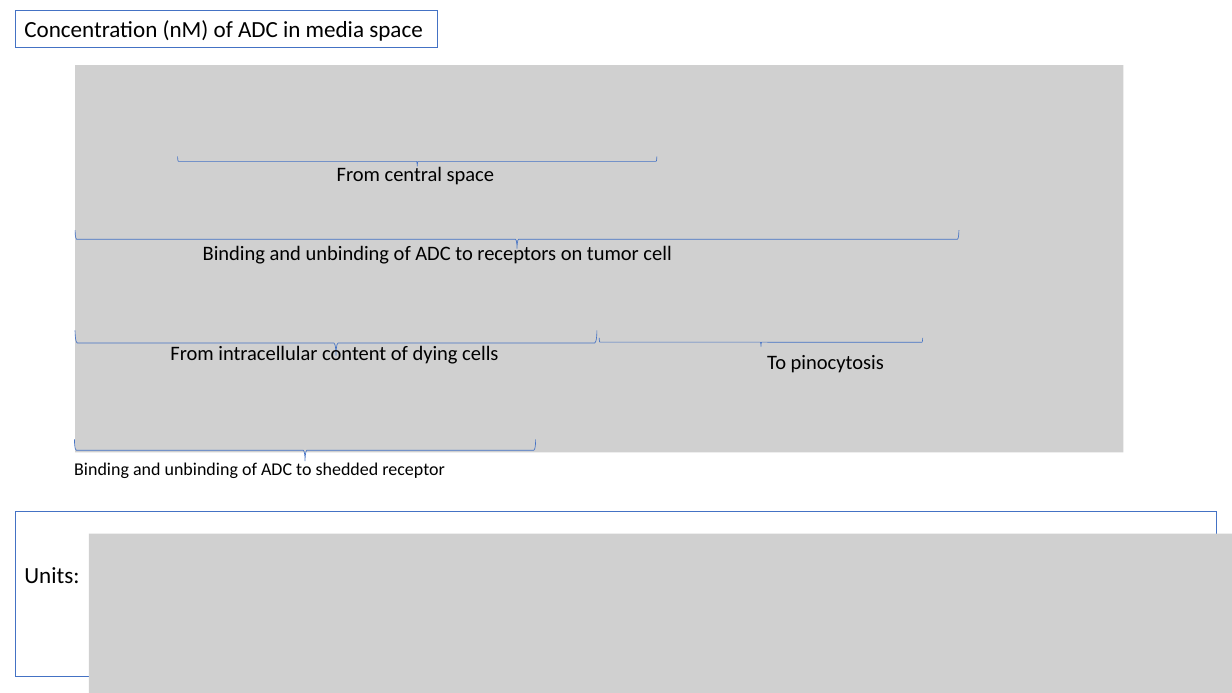
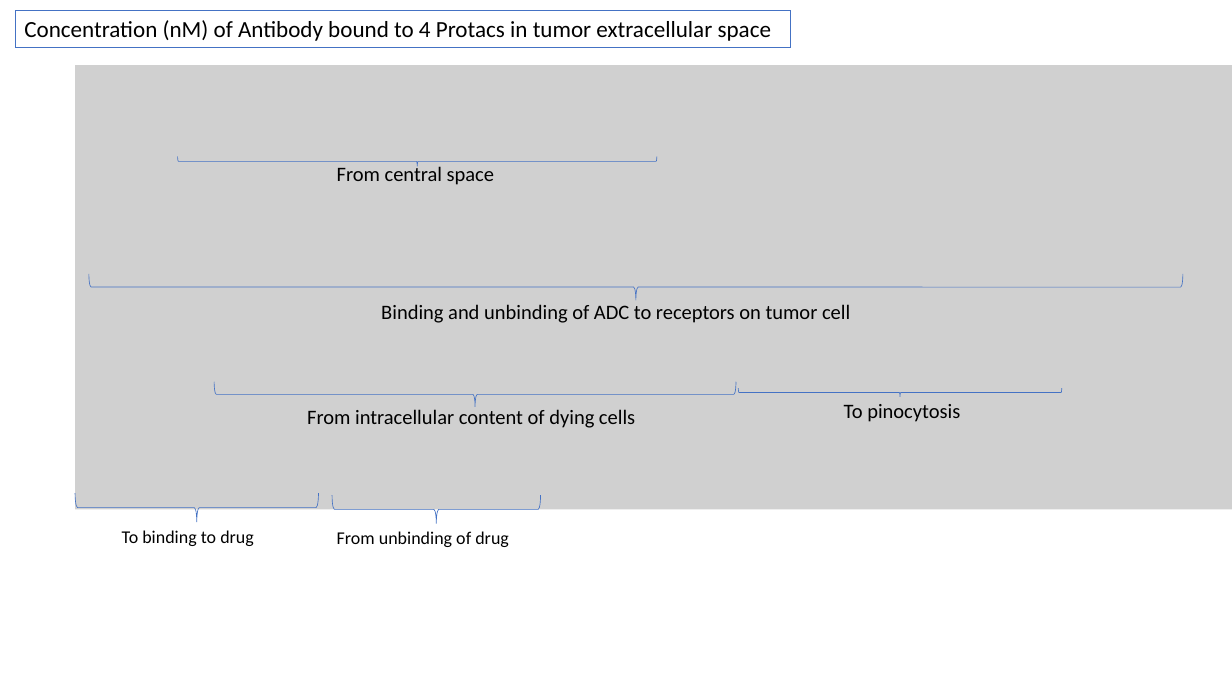
Before and after one commit to judith-stein/hc-protac-shuttle-rshiny-in-vivo, a slide deck: slide 26 of www/logistic_pk_pd_equations_explained.pptx (slide 14 before the commit). Drawn at 1232x693 pixels with LibreOffice and Linux fonts; fonts in the diff are those of the drawing; grey boxes stand for pictures. Boxes give left, top, right and bottom in pixels: in the first picture for what was removed or moved away, otherwise in the second. Text is boxed around its words. In the diff, an @@ line names an element or a change of style, - is before the commit and + after.

```diff
--- a/www/logistic_pk_pd_equations_explained.pptx
+++ b/www/logistic_pk_pd_equations_explained.pptx
@@ rectangle "Concentration (nM) of Antibody bound ...": place and size @@
-rectangle "Concentration (nM) of Antibody bound ..." at [16,10,438,47]
+rectangle "Concentration (nM) of Antibody bound ..." at [16,10,791,47]
@@ text in rectangle at [24,20,771,41]: text changed @@
-Concentration (nM) of ADC in media space
+Concentration (nM) of Antibody bound to 4 Protacs in tumor extracellular space
@@ picture: place and size @@
-picture at [75,65,1124,452]
+picture at [75,65,1232,509]
@@ right brace: place and size @@
-right brace at [75,231,960,249]
+right brace at [89,274,1183,301]
@@ text "Binding and unbinding of ADC ...": place and size @@
-text "Binding and unbinding of ADC ..." at [203,243,671,264]
+text "Binding and unbinding of ADC ..." at [381,304,850,323]
@@ right brace: place and size @@
-right brace at [75,331,597,356]
+right brace at [213,382,736,407]
@@ right brace: place and size @@
-right brace at [599,338,923,346]
+right brace at [738,389,1061,397]
@@ text "From intracellular content of dying ...": place and size @@
-text "From intracellular content of dying ..." at [170,343,498,364]
+text "From intracellular content of dying ..." at [307,409,635,428]
@@ text "To pinocytosis": place and size @@
-text "To pinocytosis" at [767,355,884,373]
+text "To pinocytosis" at [844,404,960,422]
@@ text removed at [74,462,445,478] @@
-Binding and unbinding of ADC to shedded receptor
@@ right brace: place and size @@
-right brace at [74,439,536,462]
+right brace at [75,494,318,522]
@@ right brace added at [332,495,541,524], outline #4472C4 0.5 pt @@
@@ rectangle removed at [16,511,1217,677] @@
@@ picture removed at [89,533,1232,693] @@
@@ text added at [122,530,254,546], 14 pt, text #000000 @@
+To binding to drug
@@ text added at [337,531,509,547], 14 pt, text #000000 @@
+From unbinding of drug
@@ text removed at [24,567,79,583] @@
-Units:
```
Also in this commit, not shown: 17 other slides changed, 32 slides added, 11 slides removed, 7 other files.
